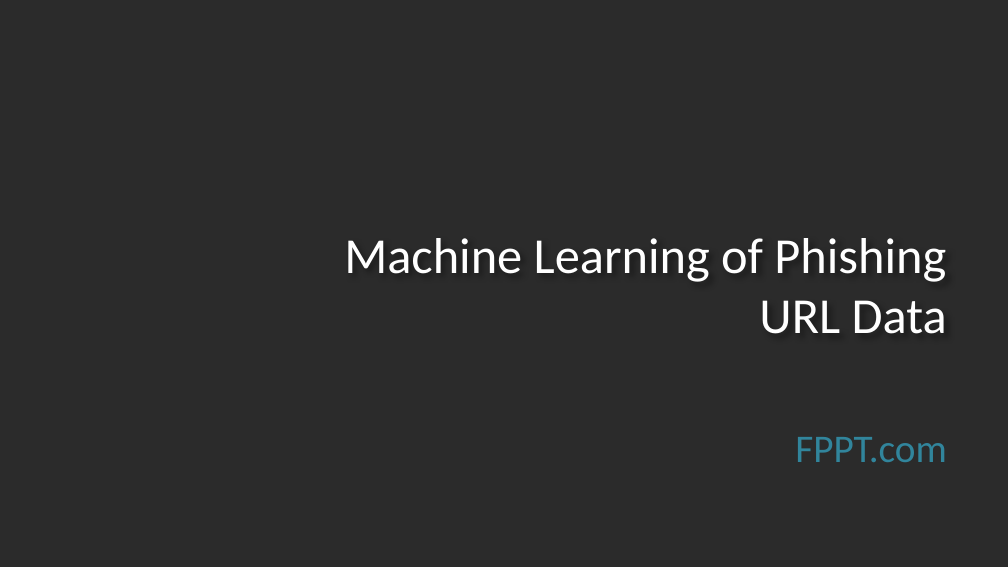
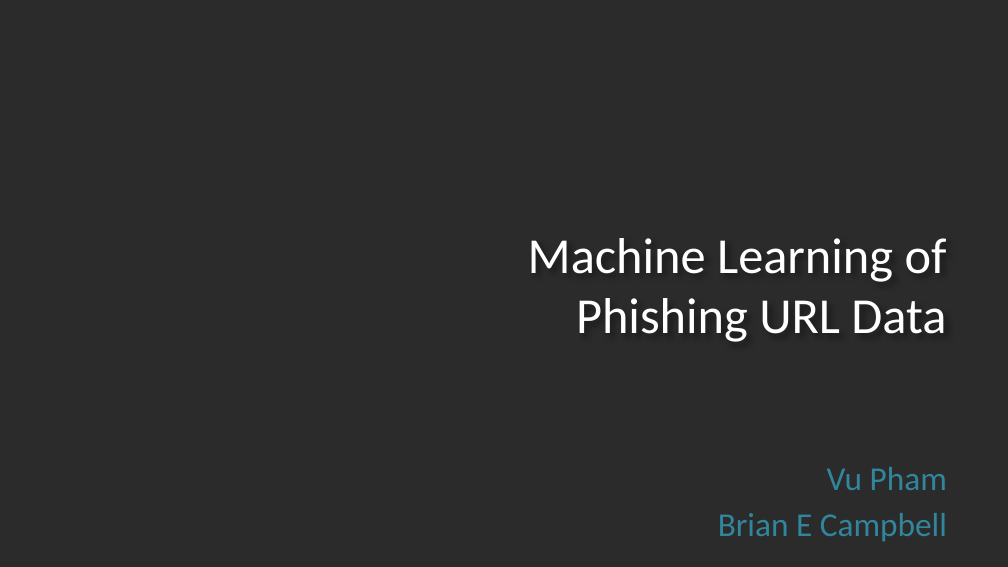
Before and after one commit to brian-campbell/ai-bootcamp-project-2, a slide deck: slide 1 of Machine_Learning_of_Phishing_URL_Data_.pptx. Drawn at 1008x567 pixels with LibreOffice and Linux fonts; fonts in the diff are those of the drawing; background and template pictures are left out; a plain dark background stands for a picture behind light text. Boxes give left, top, right and bottom in pixels: in the first picture for what was removed or moved away, otherwise in the second. Text is boxed around its words. In the diff, an @@ line names an element or a change of style, - is before the commit and + after.

```diff
--- a/Machine_Learning_of_Phishing_URL_Data_.pptx
+++ b/Machine_Learning_of_Phishing_URL_Data_.pptx
@@ title "Machine Learning of Phishing URL ..." rewrapped from (x1=344, y1=238, x2=947, y2=334) to (x1=528, y1=238, x2=947, y2=342) @@
@@ subtitle at (x1=718, y1=467, x2=947, y2=541): text changed; size 28 to 23.8 pt @@
-FPPT.com
+Vu Pham
+Brian E Campbell
```
Also in this commit, not shown: 24 slides added, 1 slide removed, 2 other files.
